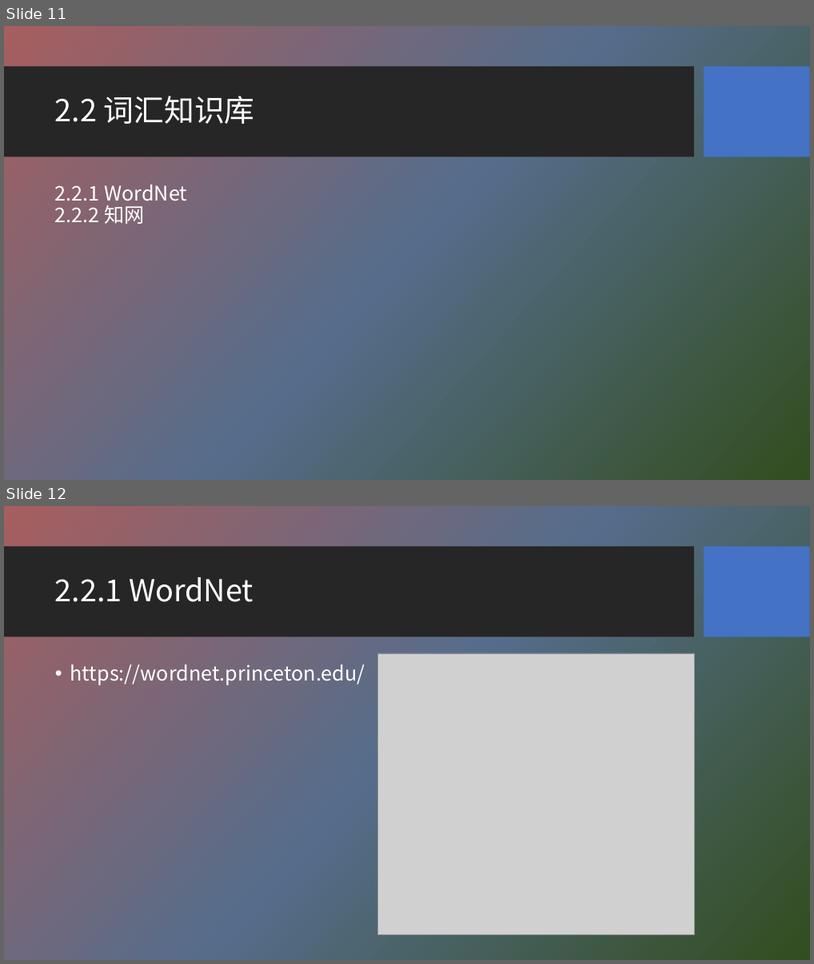
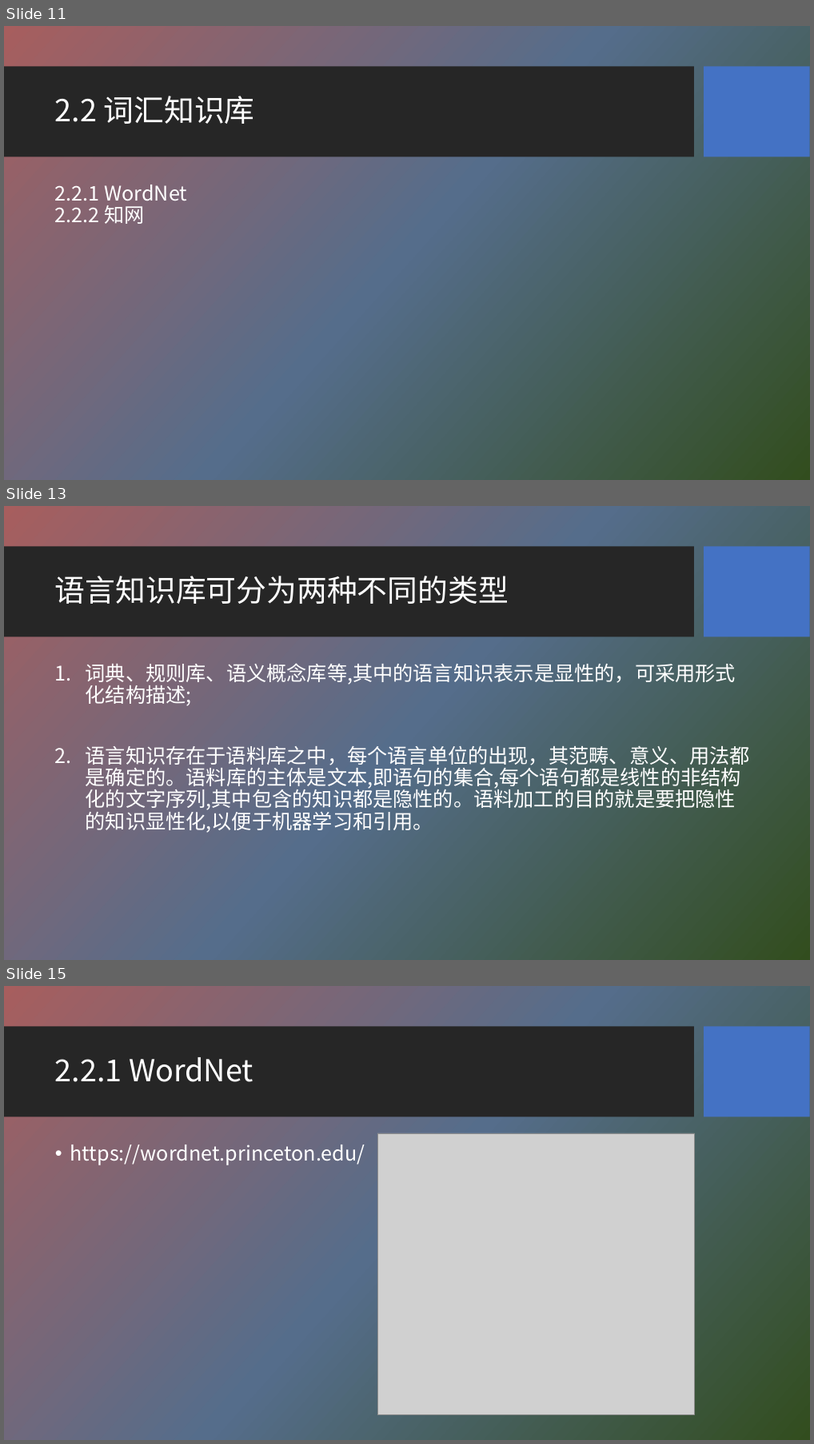
Before and after one commit to HBU/NLP_PPT, a slide deck: PPT-2020/ch02 语料库与词汇知识库.pptx. Shown one above the other, each under a label of ours: slides 11 and 12 before the commit, slides 11, 13 and 15 after it; the slides between them are not shown. The pictures are 814x964 and 814x1444 pixels, drawn with LibreOffice and Linux fonts; fonts in the diff are those of the drawing; grey boxes stand for pictures; background and template pictures are left out. Boxes give left, top, right and bottom in pixels: in the first picture for what was removed or moved away, otherwise in the second. Text is boxed around its words. In the diff, an @@ line names an element or a change of style, - is before the commit and + after.

```diff
--- a/PPT-2020/ch02 语料库与词汇知识库.pptx
+++ b/PPT-2020/ch02 语料库与词汇知识库.pptx
@@ slide 13 added at (4,506,810,960), background picture (left out); not listed: 2 template elements that a slide beside it also shows @@
@@ title added at (55,576,509,604), 36 pt, text #FFFFFF @@
+语言知识库可分为两种不同的类型
@@ text added at (86,663,751,832), 24 pt, text #FFFFFF @@
+1. 词典、规则库、语义概念库等,其中的语言知识表示是显性的，可采用形式化结构描述;
+2. 语言知识存在于语料库之中，每个语言单位的出现，其范畴、意义、用法都是确定的。语料库的主体是文本,即语句的集合,每个语句都是线性的非结构化的文字序列,其中包含的知识都是隐性的。语料加工的目的就是要把隐性的知识显性化,以便于机器学习和引用。
@@ what was slide 12 is now slide 15 @@
```
Also in this commit, not shown: 1 slide changed, 3 other slides added, 1 other file.
